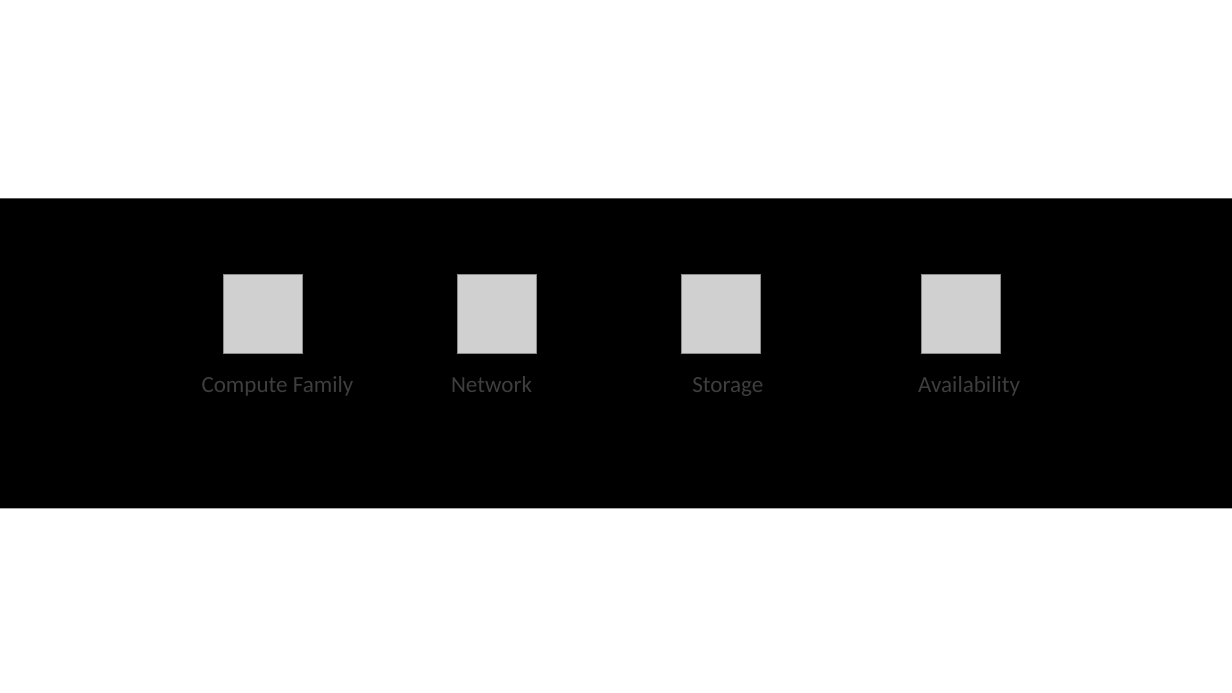
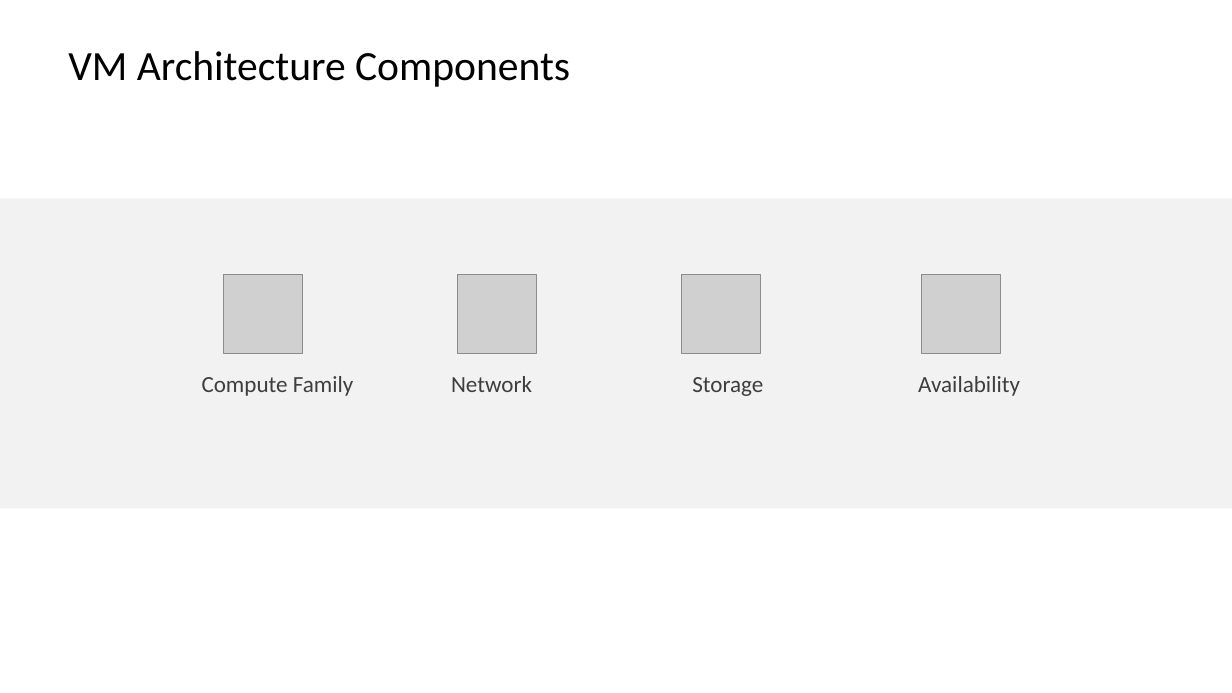
Before and after one commit to warrendt/cloudfridays, a slide deck: slide 11 of content/Azure Fundamentals/1. Understand cloud concepts/2. The differences between Iaas, Paas and Saas.pptx (slide 6 before the commit). Drawn at 1232x693 pixels with LibreOffice and Linux fonts; fonts in the diff are those of the drawing; grey boxes stand for pictures; background and template pictures are left out. Boxes give left, top, right and bottom in pixels: in the first picture for what was removed or moved away, otherwise in the second. Text is boxed around its words. In the diff, an @@ line names an element or a change of style, - is before the commit and + after.

```diff
--- a/content/Azure Fundamentals/1. Understand cloud concepts/2. The differences between Iaas, Paas and Saas.pptx
+++ b/content/Azure Fundamentals/1. Understand cloud concepts/2. The differences between Iaas, Paas and Saas.pptx
@@ title "VM Architecture Components" at bbox=[68, 51, 570, 87]: text colour #FFFFFF to #000000 @@
@@ rectangle at bbox=[0, 199, 1232, 509]: fill #000000 to #F2F2F2 @@
```
Also in this commit, not shown: 12 other slides changed, 7 slides added, 2 slides removed.
